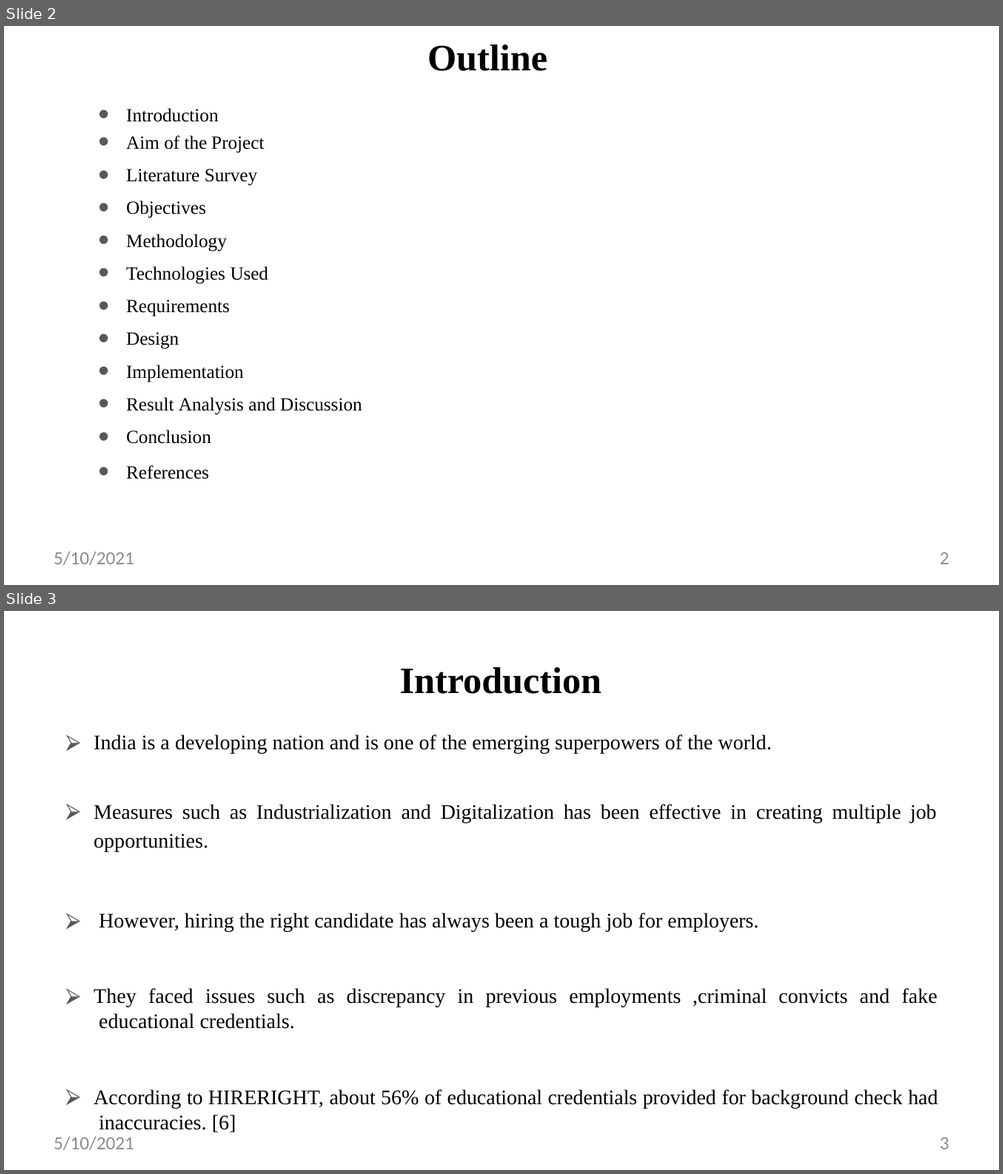
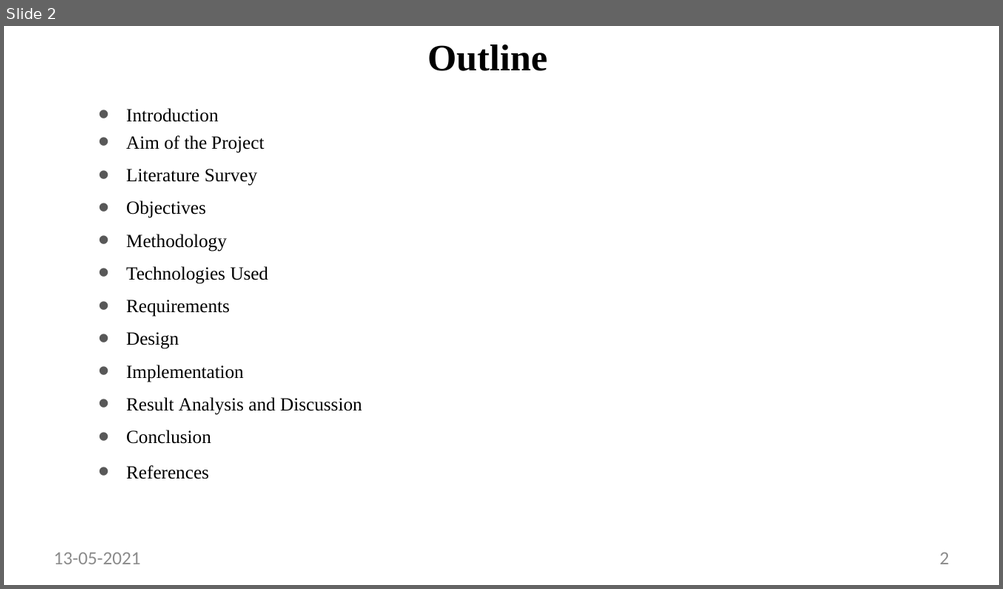
Before and after one commit to vikasbalu/Covid19_RiskCalc, a slide deck: presentation/Project Presentaion.pptx. Shown one above the other, each under a label of ours: slides 2 and 3 before the commit, slide 2 after it. The pictures are 1003x1174 and 1003x589 pixels, drawn with LibreOffice and Linux fonts; fonts in the diff are those of the drawing. Boxes give left, top, right and bottom in pixels: in the first picture for what was removed or moved away, otherwise in the second. Text is boxed around its words. In the diff, an @@ line names an element or a change of style, - is before the commit and + after.

```diff
--- a/presentation/Project Presentaion.pptx
+++ b/presentation/Project Presentaion.pptx
@@ slide 3 removed at (x1=4, y1=611, x2=999, y2=1170), background #FFFFFF @@
@@ title removed at (x1=400, y1=667, x2=601, y2=694) @@
-Introduction
@@ text removed at (x1=94, y1=735, x2=937, y2=1133) @@
-⮚ India is a developing nation and is one of the emerging superpowers of the world.
-⮚ Measures such as Industrialization and Digitalization has been effective in creating multiple job
-opportunities.
-⮚ However, hiring the right candidate has always been a tough job for employers.
-⮚ They faced issues such as discrepancy in previous employments ,criminal convicts and fake educational credentials.
-⮚ According to HIRERIGHT, about 56% of educational credentials provided for background check had inaccuracies. [6]
@@ text removed at (x1=54, y1=1136, x2=134, y2=1150) @@
-5/10/2021
@@ page number removed at (x1=939, y1=1138, x2=949, y2=1150) @@
-3
@@ slide 2 changed as well @@
@@ text at (x1=54, y1=553, x2=140, y2=565): text changed @@
-5/10/2021
+13-05-2021
```
Also in this commit, not shown: 22 other slides changed, 4 slides added, 5 other slides removed.
